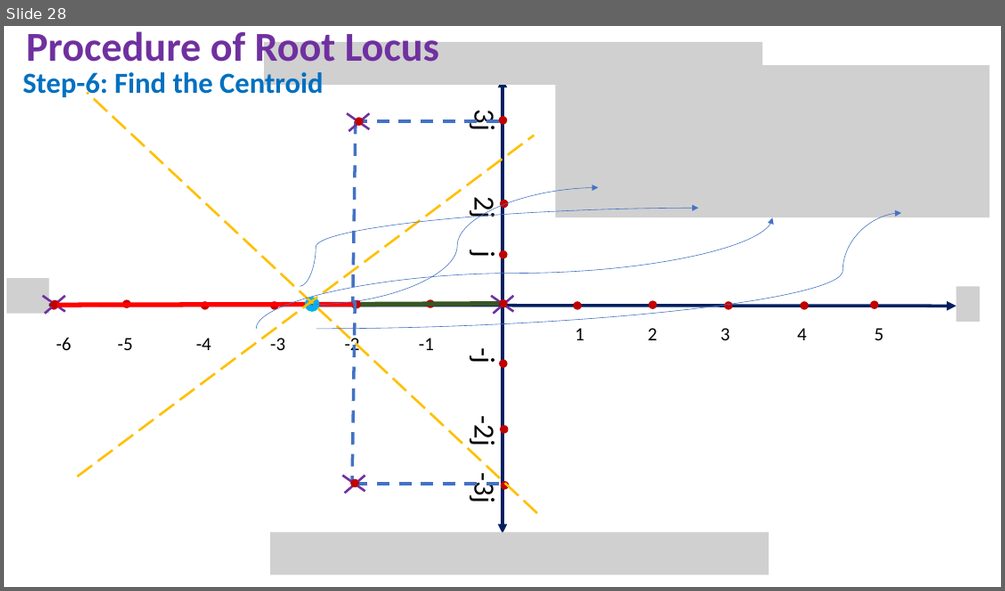
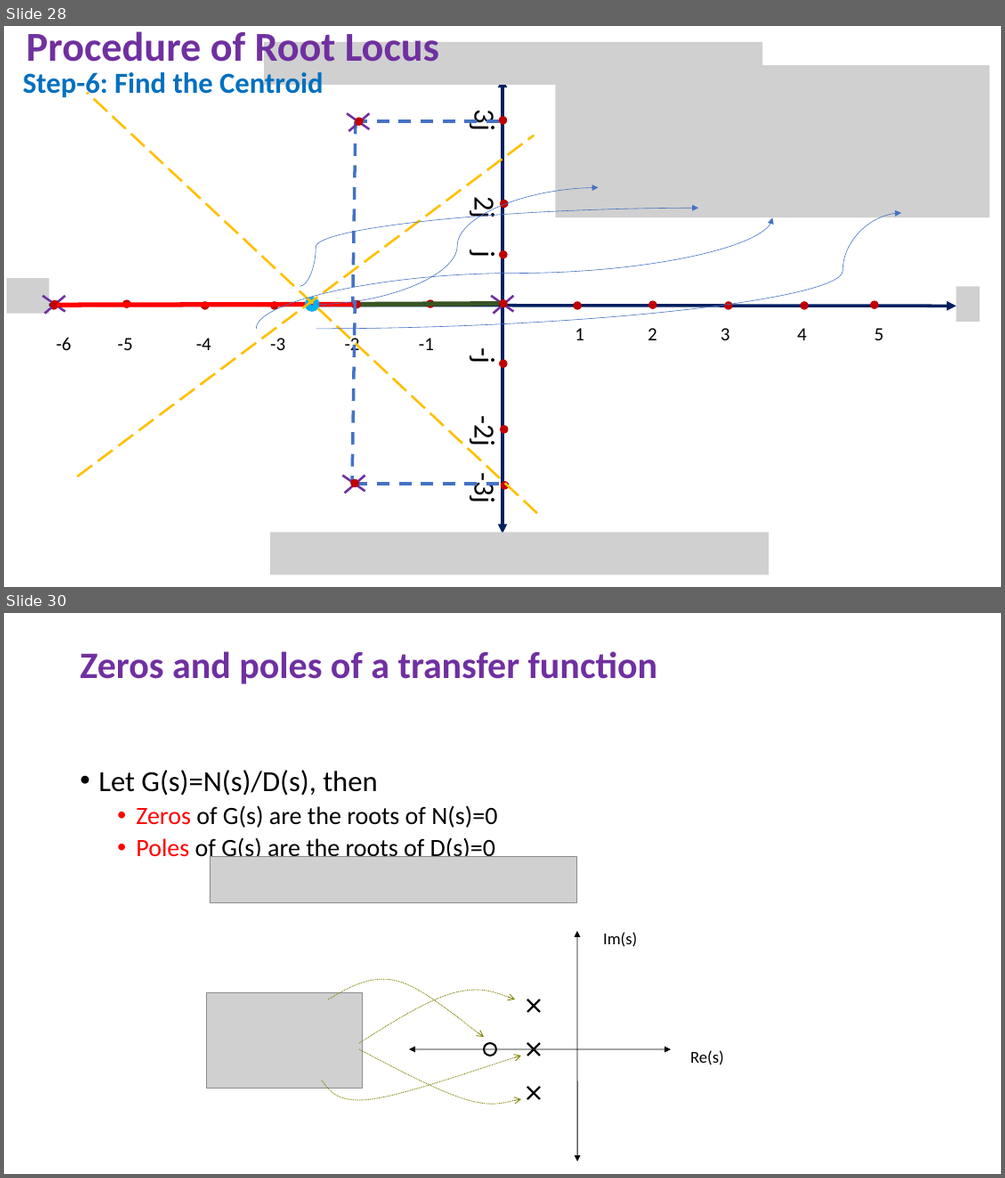
Before and after one commit to niazwazir/LINEAR_CONTROL_SYSTEM, a slide deck: 2_WEEK_LECTURE_LINEAR_CONTROL_SYSTEM.pptx. Shown one above the other, each under a label of ours: slide 28 before the commit, slides 28 and 30 after it; the slides between them are not shown. The pictures are 1005x591 and 1005x1178 pixels, drawn with LibreOffice and Linux fonts; fonts in the diff are those of the drawing; grey boxes stand for pictures. Boxes give left, top, right and bottom in pixels: in the first picture for what was removed or moved away, otherwise in the second. Text is boxed around its words. In the diff, an @@ line names an element or a change of style, - is before the commit and + after.

```diff
--- a/2_WEEK_LECTURE_LINEAR_CONTROL_SYSTEM.pptx
+++ b/2_WEEK_LECTURE_LINEAR_CONTROL_SYSTEM.pptx
@@ slide 30 added at <box>4,613,1001,1174</box>, background #FFFFFF @@
@@ title added at <box>80,651,657,684</box>, 36 pt, text #7030A0, bold @@
+Zeros and poles of a transfer function
@@ text added at <box>98,770,497,862</box>, 24 pt, text #000000 @@
+• Let G(s)=N(s)/D(s), then
+  • Zeros of G(s) are the roots of N(s)=0
+  • Poles of G(s) are the roots of D(s)=0
@@ picture added at <box>210,856,577,902</box> @@
@@ double arrow added from (577, 931) to (577, 1161), #000000 0.75 pt @@
@@ text added at <box>603,932,637,947</box>, 16 pt, text #000000 @@
+Im(s)
@@ freeform shape added at <box>328,974,484,1037</box>, outline #808000 0.75 pt dashed @@
@@ freeform shape added at <box>359,986,515,1043</box>, outline #808000 0.75 pt dashed @@
@@ picture added at <box>207,993,362,1088</box> @@
@@ line added from (527, 999) to (540, 1012), #000000 2 pt @@
@@ line added from (540, 999) to (527, 1012), #000000 2 pt @@
@@ freeform shape added at <box>322,1055,521,1103</box>, outline #808000 0.75 pt dashed @@
@@ freeform shape added at <box>359,1049,521,1107</box>, outline #808000 0.75 pt dashed @@
@@ double arrow added from (409, 1049) to (671, 1049), #000000 0.75 pt @@
@@ ellipse added at <box>484,1043,497,1055</box>, outline #000000 1.75 pt @@
@@ line added from (527, 1043) to (540, 1055), #000000 2 pt @@
@@ line added from (540, 1043) to (527, 1055), #000000 2 pt @@
@@ text added at <box>690,1050,724,1065</box>, 16 pt, text #000000 @@
+Re(s)
@@ line added from (527, 1086) to (540, 1099), #000000 2 pt @@
@@ line added from (540, 1086) to (527, 1099), #000000 2 pt @@
```
Also in this commit, not shown: 1 slide changed, 24 other slides added.
